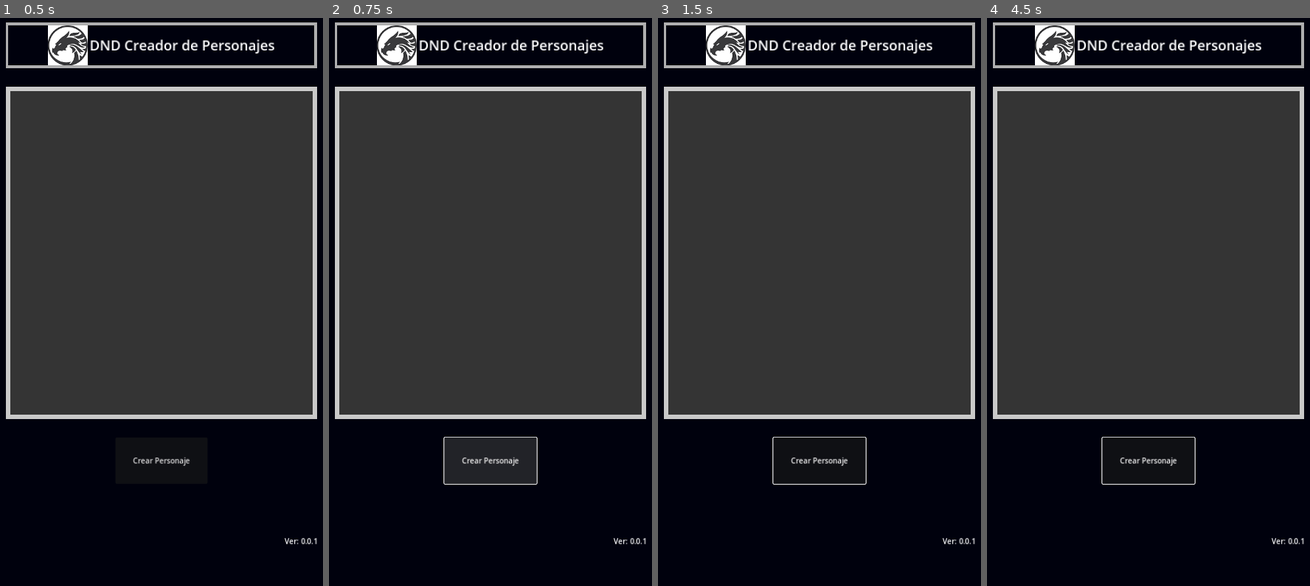
Above: before the commit, frames 1-4 (left to right).
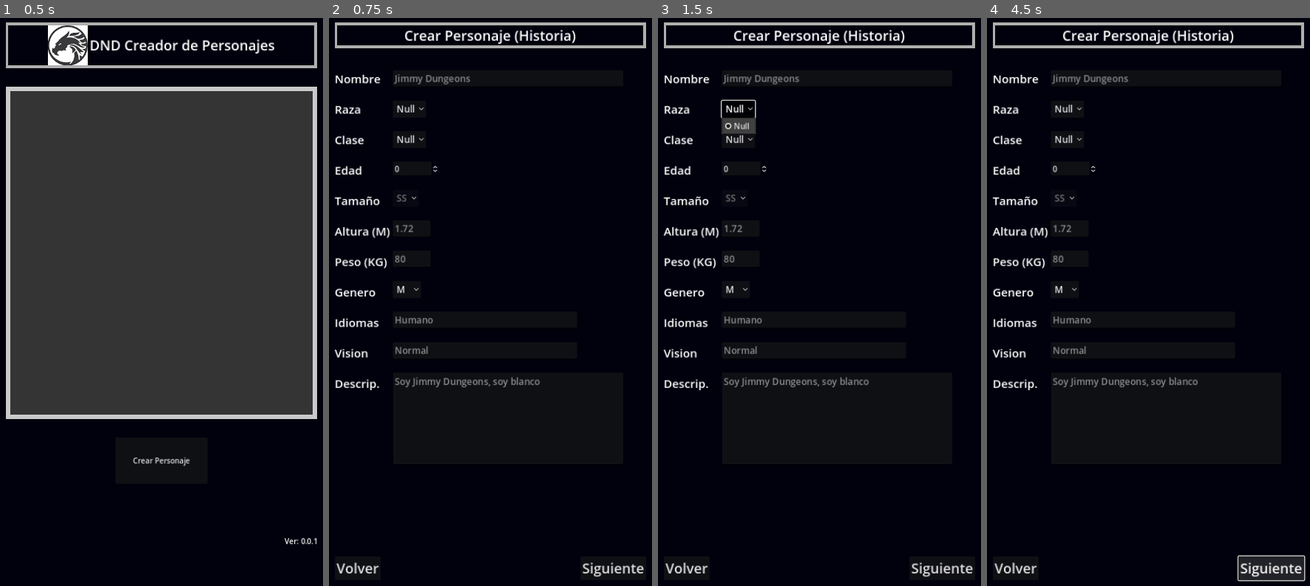
Above: after the commit, the same moments.

Repository: Zoroark576/DND-Creacion-de-Personajes
Game: Godot game, scene res://Escenas/MenuPrincipal/menu_principal.tscn
The game is run twice, just before and just after one commit, with the same random seed, the same clock (stepped at 60 frames per second) and the same inputs. The project has no main scene, so this scene is started directly.
Inputs (mouse positions are in pixels of both pictures, inside the frame that each line leads up to):
- Up to frame 1 (0.5 s): no input
- Up to frame 2 (0.75 s): click "Crear Personaje" at 0.5 s
- Up to frame 3 (1.5 s): click (738, 108) at 1.25 s, where only the run after the commit has a clickable "Null"
- Up to frame 4 (4.5 s): click (1067, 137) at 2 s, where only the run after the commit has a clickable "Null"; click (1064, 290) at 2.75 s, where only the run after the commit has a clickable "M"; click (1016, 568) at 3.5 s, where only the run after the commit has a clickable "Volver"; click (1271, 568) at 4.25 s, where only the run after the commit has a clickable "Siguiente"

Frame 1 is identical in both runs. In frame 2, 61% of the frame differs, in the area x 1-99%, y 1-99%; in frame 3, 59%; in frame 4, 60%.

Commit message:
Cambios (Lore Personaje Corrupto)

Diff:
--- a/Escenas/CrearPersonaje/EquipamientoPersonaje.tscn
+++ b/Escenas/CrearPersonaje/EquipamientoPersonaje.tscn
@@ -79,7 +79,7 @@
 
 [node name="Armadura" type="Label" parent="MarginContainer/VBoxContainer/GridContainer"]
 layout_mode = 2
-text = "Armadura Inicial
+text = "Armadura
 "
 
 [node name="AInput" type="OptionButton" parent="MarginContainer/VBoxContainer/GridContainer"]
@@ -88,10 +88,19 @@
 
 [node name="Arma" type="Label" parent="MarginContainer/VBoxContainer/GridContainer"]
 layout_mode = 2
-text = "Arma Inicial
+text = "1ra Mano
 "
 
 [node name="AInput2" type="OptionButton" parent="MarginContainer/VBoxContainer/GridContainer"]
+custom_minimum_size = Vector2(200, 0)
+layout_mode = 2
+
+[node name="Arma2" type="Label" parent="MarginContainer/VBoxContainer/GridContainer"]
+layout_mode = 2
+text = "2da Mano
+"
+
+[node name="AInput3" type="OptionButton" parent="MarginContainer/VBoxContainer/GridContainer"]
 custom_minimum_size = Vector2(200, 0)
 layout_mode = 2
 
--- a/Escenas/MenuPrincipal/menu_principal.tscn
+++ b/Escenas/MenuPrincipal/menu_principal.tscn
@@ -101,3 +101,5 @@
 size_flags_vertical = 6
 text = "Ver: 0.0.1"
 horizontal_alignment = 2
+
+[connection signal="pressed" from="MarginContainer/VBoxContainer/HBoxContainer/CrearPersonaje" to="." method="_on_crear_personaje_pressed"]
--- /dev/null
+++ b/Recursos/Armas/Arma.gd
@@ -0,0 +1,7 @@
+extends Node
+class_name raza
+
+var nombre
+var velocidad
+var puntuacionesDeCaracteristica : Dictionary
+var bonificadoresDeHabilidad : Dictionary
--- /dev/null
+++ b/Recursos/Clases/Clase.gd
@@ -0,0 +1 @@
+extends Node
--- /dev/null
+++ b/Recursos/Razas/Raza.gd
@@ -0,0 +1 @@
+extends Node
--- /dev/null
+++ b/Scripts/CrearPersonaje/LorePersonaje.gd
@@ -0,0 +1,20 @@
+extends Control
+var menuPrincipal = preload("res://Escenas/MenuPrincipal/menu_principal.tscn")
+@export var contenedorInputs : VBoxContainer
+
+func _ready():
+	pass
+
+func _on_volver_pressed():
+	get_tree().change_scene_to_packed(menuPrincipal)
+
+func _on_siguiente_pressed():
+	for input in contenedorInputs.get_children():
+		var valor
+		if input is LineEdit or input is TextEdit:
+			valor = input.text
+		elif input is SpinBox:
+			valor = input.value
+		elif input is OptionButton:
+			valor = input.get_item_text(input.get_selected_id())
+		Personaje.lore[input.name] = valor
--- a/Scripts/MenuPrincipal/menu_principal.gd
+++ b/Scripts/MenuPrincipal/menu_principal.gd
@@ -1 +1,8 @@
 extends Control
+var crearLore = preload("res://Escenas/CrearPersonaje/LorePersonaje.tscn")
+
+func _ready():
+	pass
+
+func _on_crear_personaje_pressed():
+	get_tree().change_scene_to_packed(crearLore)
--- a/Scripts/Personaje.gd
+++ b/Scripts/Personaje.gd
@@ -6,16 +6,19 @@
 #Estadisticas (STR,DEX,etc.)
 var estadisticas : Dictionary = {"STR" : 0,"CON" : 0,"DEX" : 0, "INT" : 0,"WIS" : 0,"CHA" : 0}
 var habilidades : Dictionary
-var defensas : Dictionary = {"AC" : 0, "CON" : 0,"REF" : 0, "VOL" : 0}
+var defensas : Dictionary = {"AC" : 0, "FOR" : 0,"REF" : 0, "VOL" : 0}
 var sentidosPasivos : Dictionary = {"Percepcion" : 0, "Perspicacia" : 0}
 var velocidad : int
 var iniciativa : int
 #Cosas que guarda el personaje
-var inventario : Dictionary
+var inventario : String
+var armadura : String
+var primeraMano : String
+var segundaMano : String
 var poderes : Dictionary
 var feats : Dictionary
 var notas : Dictionary
-var familiar
+var familiar : Dictionary
 #Batalla
 var vidaTemp : int
 var urgTemp : int
@@ -24,3 +27,6 @@
 var condicionesYEfectos : String
 var deathSaves : int
 var seUsoDeathSave : String
+var resistencias : String
+var actionPoints : int
+var inspiracion : int
